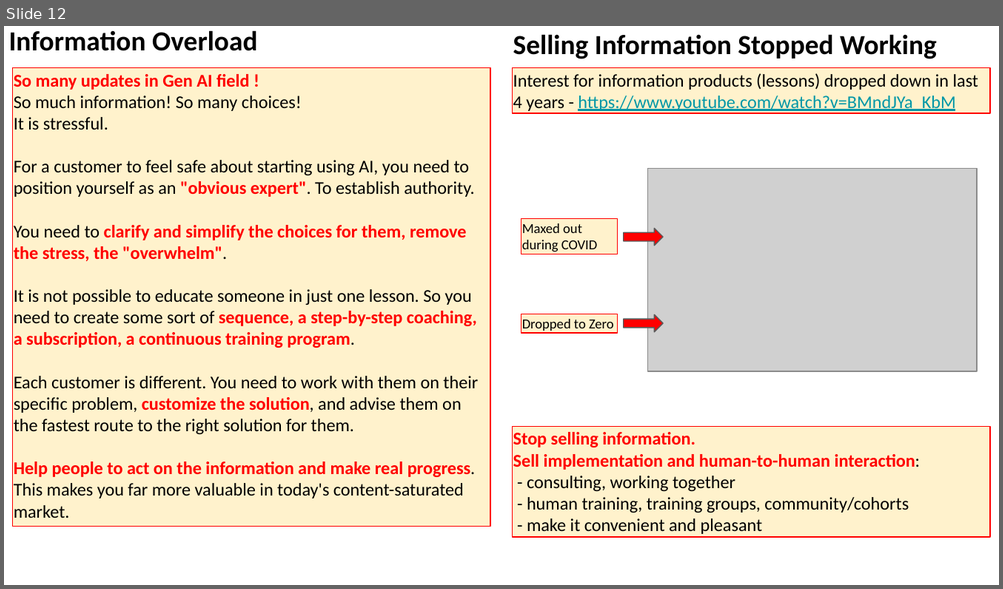
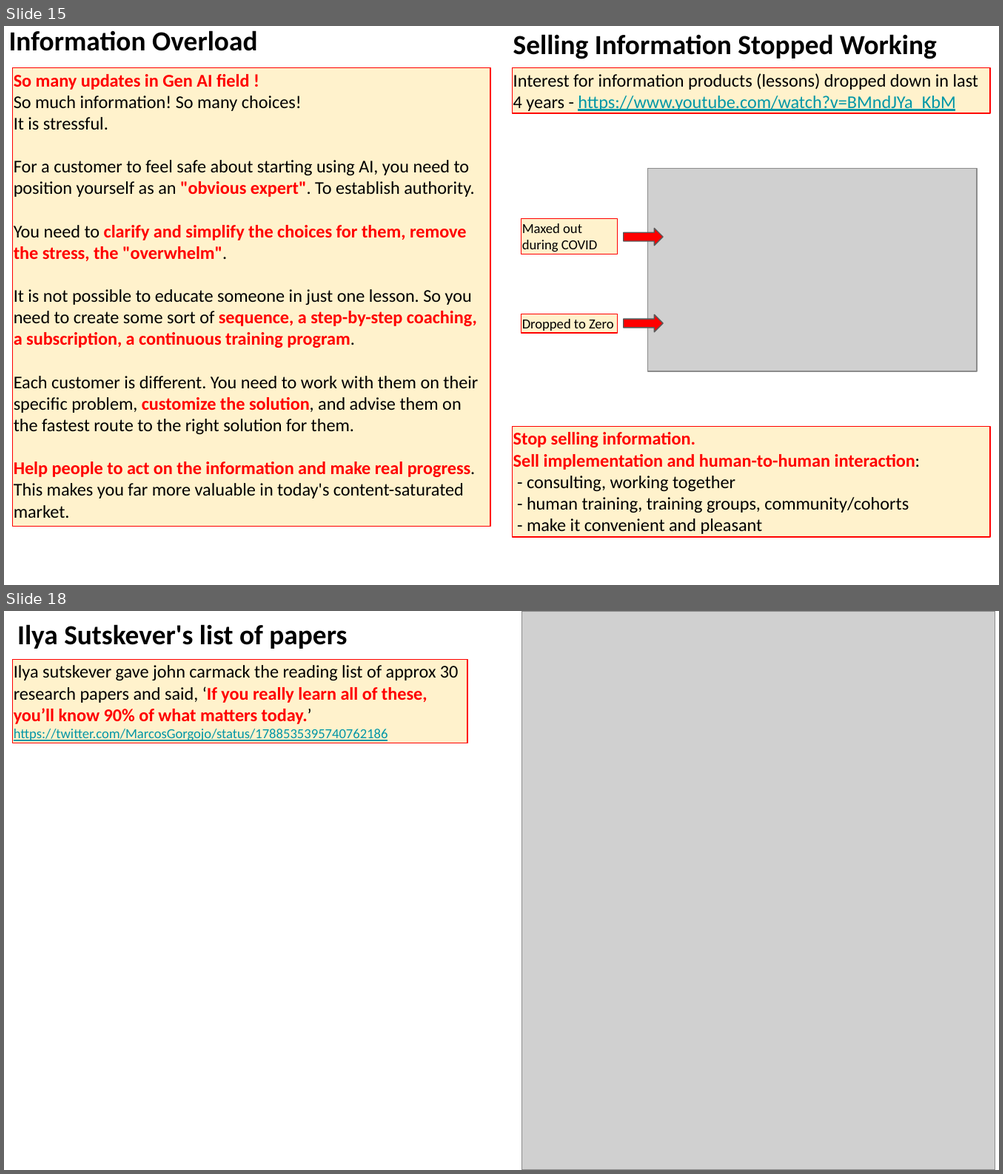
Before and after one commit to lselector/seminar, a slide deck: 2024/2024-05-10-AI-Updates.pptx. Shown one above the other, each under a label of ours: slide 12 before the commit, slides 15 and 18 after it; the slides between them are not shown. The pictures are 1003x589 and 1003x1174 pixels, drawn with LibreOffice and Linux fonts; fonts in the diff are those of the drawing; grey boxes stand for pictures. Boxes give left, top, right and bottom in pixels: in the first picture for what was removed or moved away, otherwise in the second. Text is boxed around its words. In the diff, an @@ line names an element or a change of style, - is before the commit and + after.

```diff
--- a/2024/2024-05-10-AI-Updates.pptx
+++ b/2024/2024-05-10-AI-Updates.pptx
@@ slide 18 added at (x1=4, y1=611, x2=999, y2=1170), background #FFFFFF @@
@@ text added at (x1=17, y1=624, x2=347, y2=649), 20 pt, text #000000, bold @@
+Ilya Sutskever's list of papers
@@ picture added at (x1=521, y1=611, x2=995, y2=1170) @@
@@ rectangle added at (x1=13, y1=660, x2=467, y2=744), fill #FFF2CC, outline #FF0000 0.75 pt, 13 pt, text #000000 @@
+Ilya sutskever gave john carmack the reading list of approx 30 research papers and said, ‘If you really learn all of these, you’ll know 90% of what matters today.’
+https://twitter.com/MarcosGorgojo/status/1788535395740762186
@@ what was slide 12 is now slide 15 @@
```
Also in this commit, not shown: 7 slides changed, 3 other slides added.
